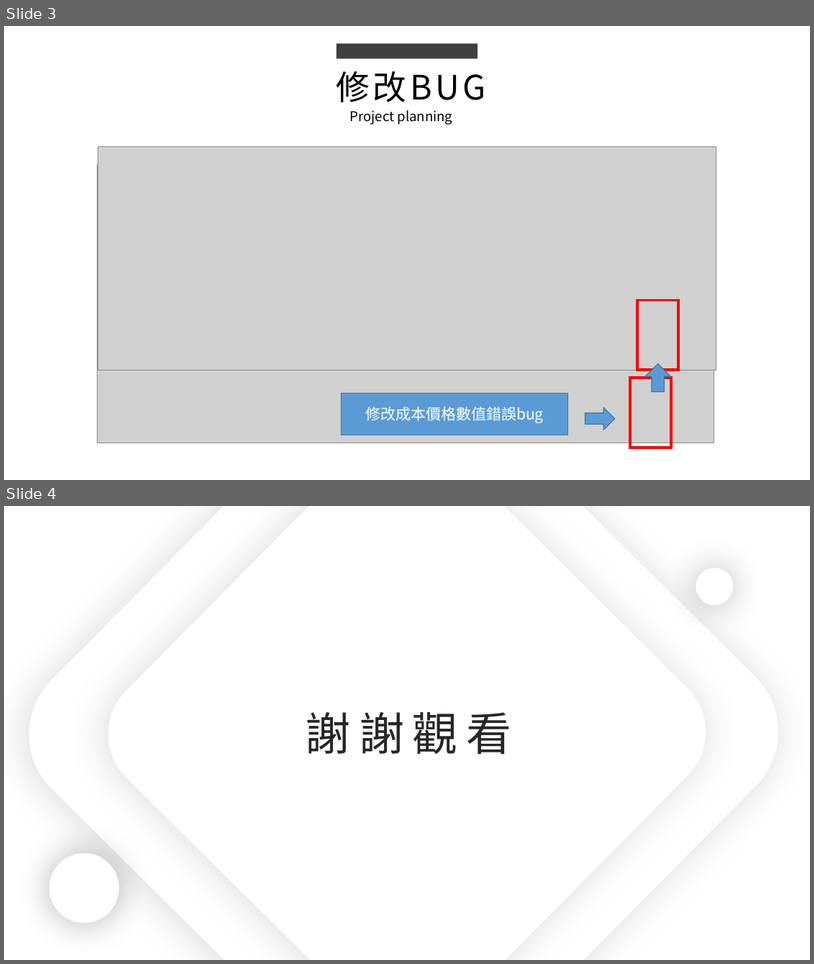
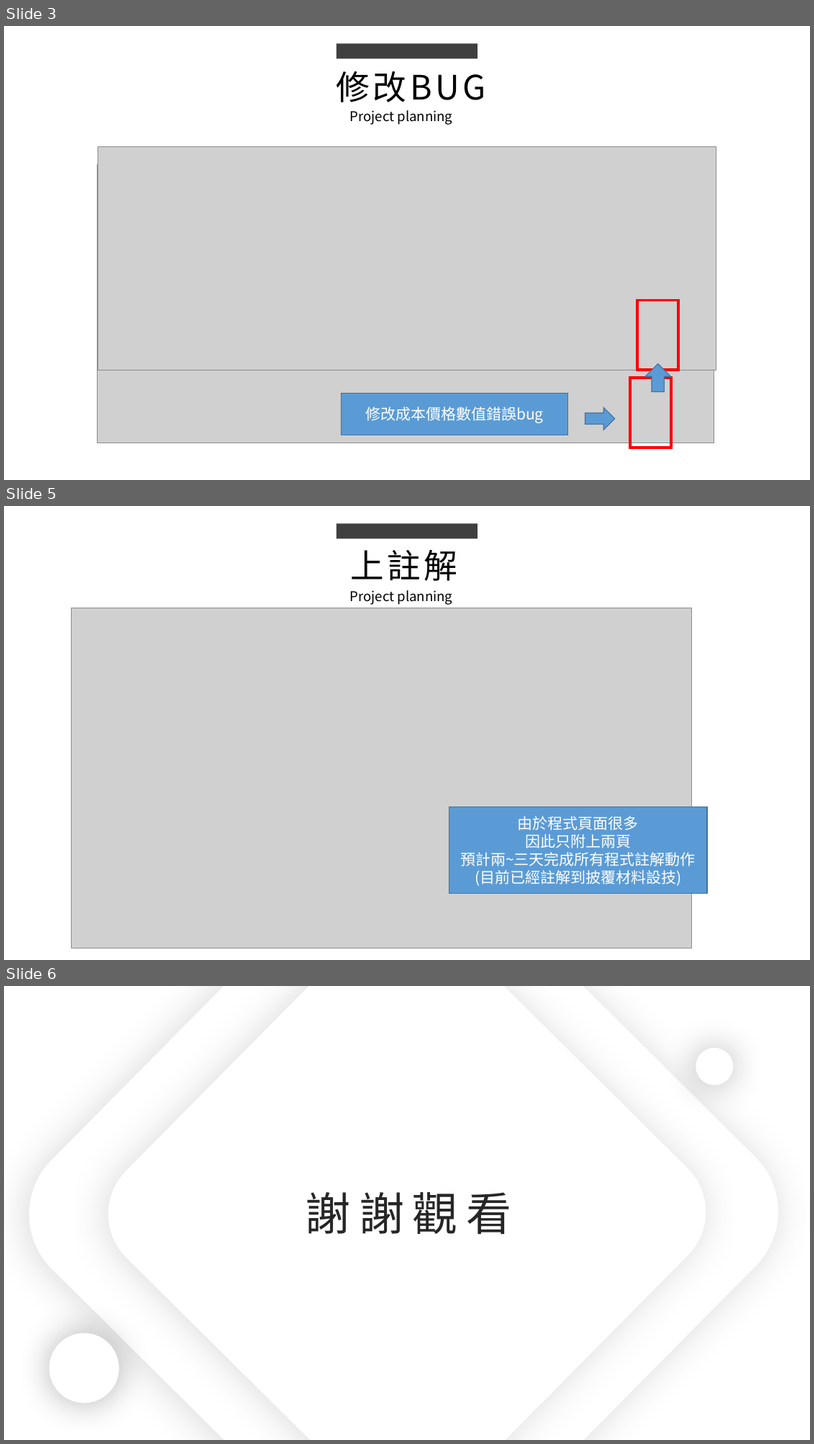
Before and after one commit to king637324/KnowledgeGreenhouseSystem, a slide deck: 工作日報_葉柏漢/2021.11/2021.11.04(加班)_2021.11.05工作日報_葉柏漢.pptx. Shown one above the other, each under a label of ours: slides 3 and 4 before the commit, slides 3, 5 and 6 after it; the slides between them are not shown. The pictures are 814x964 and 814x1444 pixels, drawn with LibreOffice and Linux fonts; fonts in the diff are those of the drawing; grey boxes stand for pictures. Boxes give left, top, right and bottom in pixels: in the first picture for what was removed or moved away, otherwise in the second. Text is boxed around its words. In the diff, an @@ line names an element or a change of style, - is before the commit and + after.

```diff
--- a/工作日報_葉柏漢/2021.11/2021.11.04(加班)_2021.11.05工作日報_葉柏漢.pptx
+++ b/工作日報_葉柏漢/2021.11/2021.11.04(加班)_2021.11.05工作日報_葉柏漢.pptx
@@ slide 5 added at (4, 506, 810, 960), background #FFFFFF @@
@@ rectangle added at (337, 523, 478, 538), fill #404040 @@
@@ text added at (350, 550, 458, 581), 40 pt, text #000000 @@
+上註解
@@ text added at (350, 590, 453, 605), 16 pt, text #000000 @@
+Project planning
@@ picture added at (71, 608, 692, 947) @@
@@ rectangle added at (449, 807, 707, 893), fill #5B9BD5, outline #43739E 1 pt, 18 pt, text #FFFFFF @@
+由於程式頁面很多
+因此只附上兩頁
+預計兩~三天完成所有程式註解動作
+(目前已經註解到披覆材料設技)
@@ what was slide 4 is now slide 6 @@
```
Also in this commit, not shown: 1 slide changed, 1 other slide added, 11 other files.
